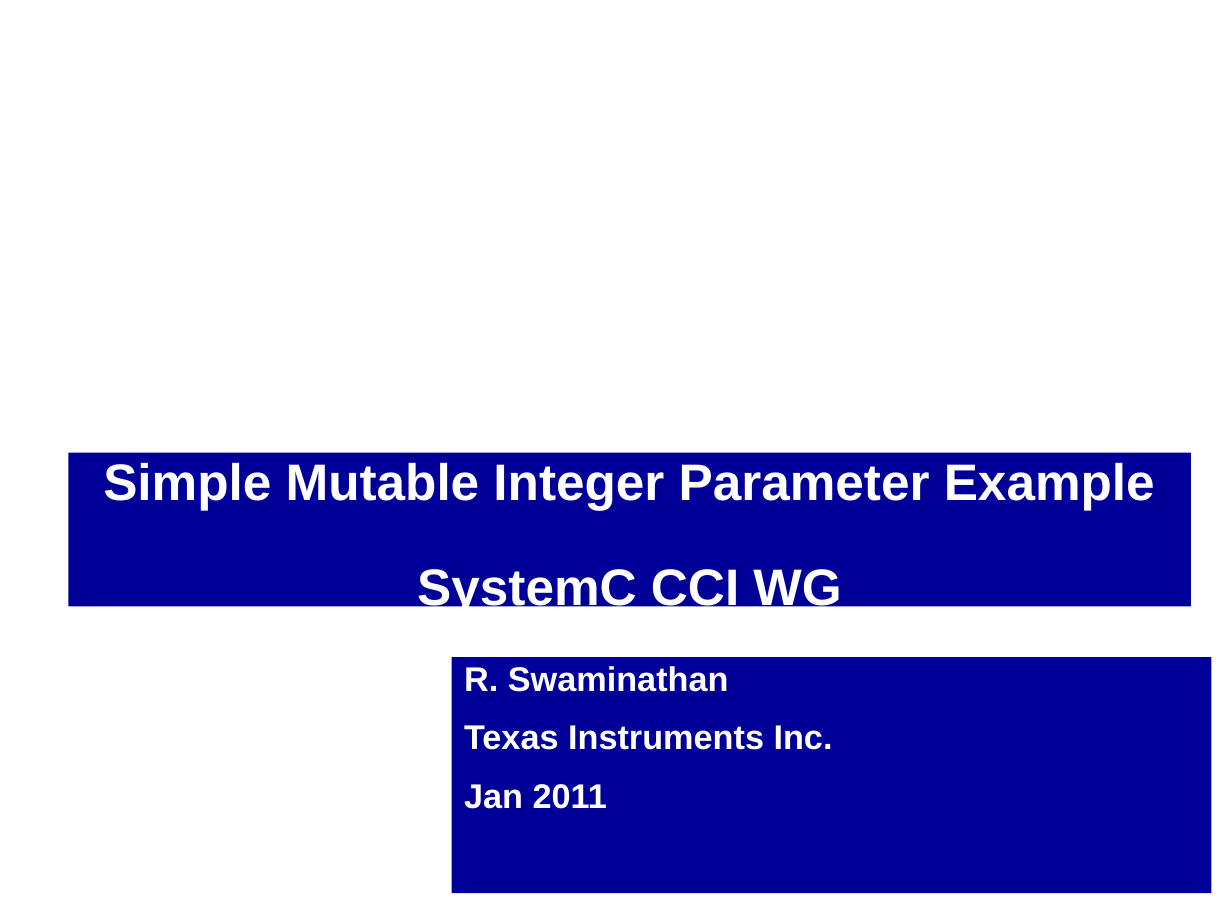
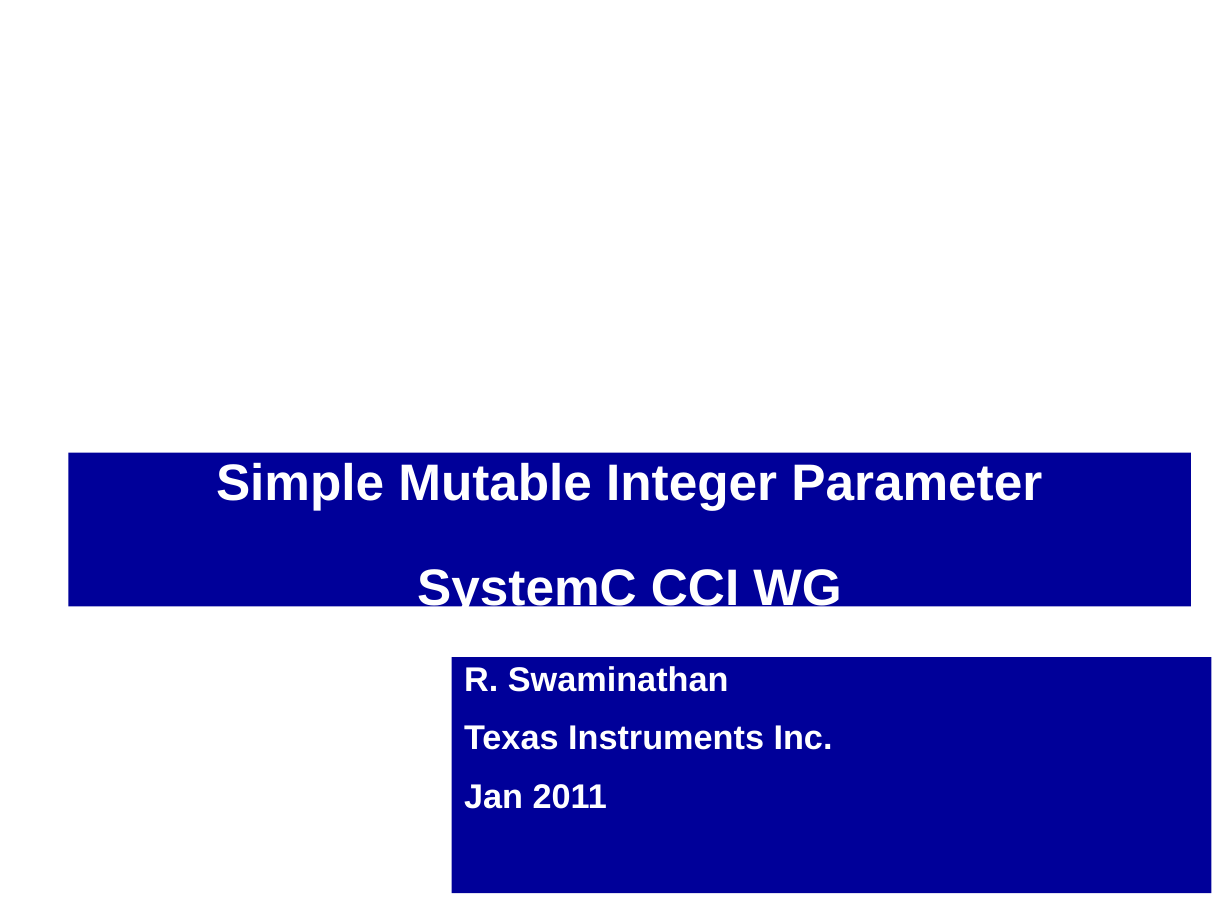
Before and after one commit to accellera-official/cci, a slide deck: slide 1 of examples/ex01_Simple_Int_Param/docs/ex01_Simple_Int_Param.ppt. Drawn at 1232x924 pixels with LibreOffice and Linux fonts; fonts in the diff are those of the drawing; background and template pictures are left out. Boxes give left, top, right and bottom in pixels: in the first picture for what was removed or moved away, otherwise in the second. Text is boxed around its words. In the diff, an @@ line names an element or a change of style, - is before the commit and + after.

Commit message:
update example sldes

```diff
--- a/examples/ex01_Simple_Int_Param/docs/ex01_Simple_Int_Param.ppt
+++ b/examples/ex01_Simple_Int_Param/docs/ex01_Simple_Int_Param.ppt
@@ title at [216, 462, 1042, 615]: text changed @@
-Simple Mutable Integer Parameter Example
-SystemC CCI WG
+Simple Mutable Integer Parameter
+SystemC CCI WG
```
Also in this commit, not shown: 3 other files.
